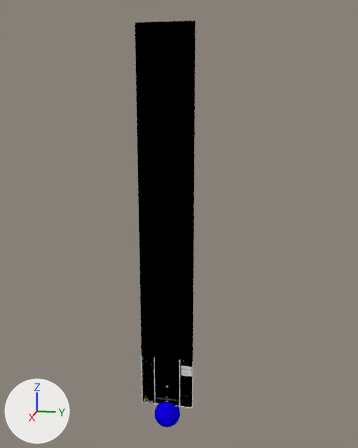
The Blender file Example Space Game/TemplateLvl.blend: old version first, new version second.
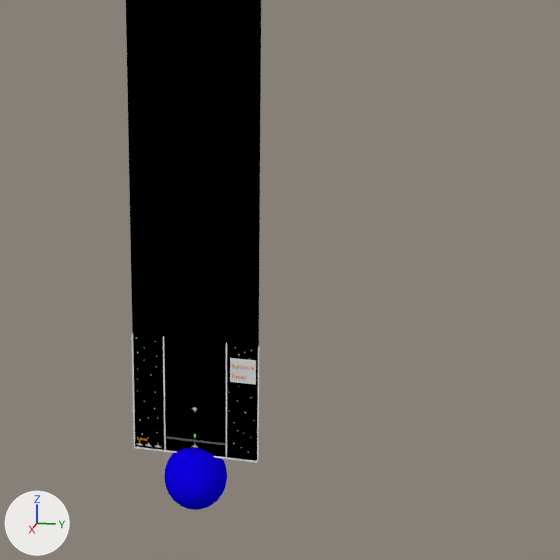
There are two pictures of each version: one whole from a 50 mm camera at (1672.0, 381.0, 1145.0) aimed at (-15.0, 44.0, 723.0), one close up on the part from 24% to 88% of the width and 49% to 100% of the height. The axes (+X, +Y, +Z) are drawn at lower left. The lights are the same throughout.
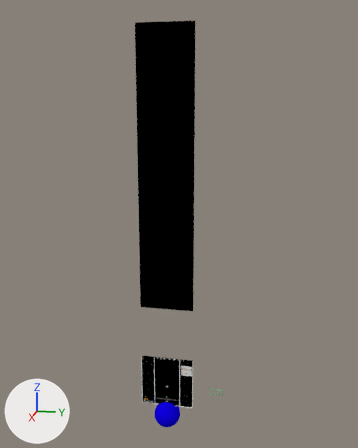
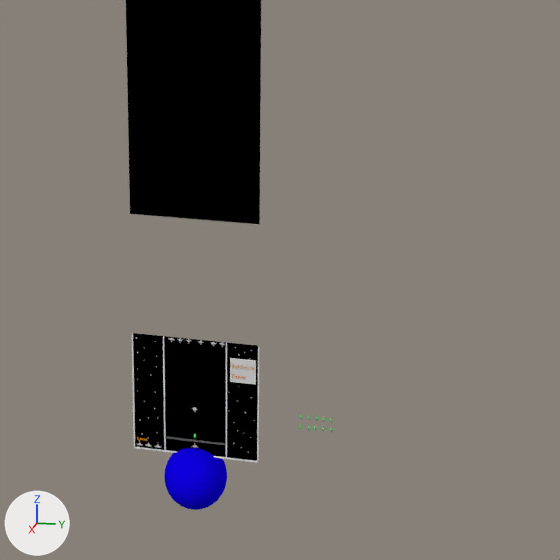
Changed parts and their boxes [x1, y1, x2, y2] in the close-ups (560 x 560 px):
'Plane.001', deleted (black): before [130, 214, 260, 346]
'Spaceship5.003', added: after [197, 340, 204, 345]
'Spaceship5.006', added: after [219, 342, 225, 347]
'Spaceship5.001', added: after [168, 338, 175, 342]

The edits, one by one:
Material 'Black.006' (mat_black_006) is new.
Its base color is (0.0203, 0.0203, 0.0203) (black #272727).
Its roughness is 0.69.
Material 'White.006' (mat_white_006) is new.
Its base color is (0.64, 0.64, 0.64) (light grey #d1d1d1).
Its roughness is 0.69.
Material 'White.005' (mat_white_005) is new.
Its base color is (0.64, 0.64, 0.64) (light grey #d1d1d1).
Its roughness is 0.69.
Material 'Black.005' (mat_black_005) is new.
Its base color is (0.0203, 0.0203, 0.0203) (black #272727).
Its roughness is 0.69.
Material 'White.004' (mat_white_004) is new.
Its base color is (0.64, 0.64, 0.64) (light grey #d1d1d1).
Its roughness is 0.69.
Material 'Black.004' (mat_black_004) is new.
Its base color is (0.0203, 0.0203, 0.0203) (black #272727).
Its roughness is 0.69.
Material 'Black.003' (mat_black_003) is new.
Its base color is (0.0203, 0.0203, 0.0203) (black #272727).
Its roughness is 0.69.
Material 'White.003' (mat_white_003) is new.
Its base color is (0.64, 0.64, 0.64) (light grey #d1d1d1).
Its roughness is 0.69.
Material 'White.001' (mat_white_001) is new.
Its base color is (0.64, 0.64, 0.64) (light grey #d1d1d1).
Its roughness is 0.69.
Material 'Black.001' (mat_black_001) is new.
Its base color is (0.0203, 0.0203, 0.0203) (black #272727).
Its roughness is 0.69.
Mesh me_spaceship5_007 is new.
It has 293 vertices, 270 faces and spans x -5.31..5.31, y -0.01..2.21, z -2.77..4.79.
Faces by material slot: [266, 4].
It uses material mat_white_006 (light grey #d1d1d1).
It uses material mat_black_006 (black #272727).
Mesh me_spaceship5_006 is new.
It has 293 vertices, 270 faces and spans x -5.31..5.31, y -0.01..2.21, z -2.77..4.79.
Faces by material slot: [266, 4].
It uses material mat_white_005 (light grey #d1d1d1).
It uses material mat_black_005 (black #272727).
Mesh me_spaceship5_005 is new.
It has 293 vertices, 270 faces and spans x -5.31..5.31, y -0.01..2.21, z -2.77..4.79.
Faces by material slot: [266, 4].
It uses material mat_white_004 (light grey #d1d1d1).
It uses material mat_black_004 (black #272727).
Mesh me_spaceship5_004 is new.
It has 293 vertices, 270 faces and spans x -5.31..5.31, y -0.01..2.21, z -2.77..4.79.
Faces by material slot: [266, 4].
It uses material mat_white_003 (light grey #d1d1d1).
It uses material mat_black_003 (black #272727).
Mesh me_spaceship5_002 is new.
It has 293 vertices, 270 faces and spans x -5.31..5.31, y -0.01..2.21, z -2.77..4.79.
Faces by material slot: [266, 4].
It uses material mat_white_001 (light grey #d1d1d1).
It uses material mat_black_001 (black #272727).
Object 'Plane.001' (ob_plane_001) is deleted.
Object 'Spaceship5.006' (ob_spaceship5_006) is new; it shows me_spaceship5_007.
Its location is (5.0, 44.0, 200.0).
Its rotation in degrees is (-180, 0, 90).
Object 'Spaceship5.005' (ob_spaceship5_005) is new; it shows me_spaceship5_006.
Its location is (5.0, -22.0, 199.0).
Its rotation in degrees is (-180, 0, 90).
Object 'Spaceship5.004' (ob_spaceship5_004) is new; it shows me_spaceship5_005.
Its location is (5.0, 30.0, 199.0).
Its rotation in degrees is (-180, 0, 90).
Object 'Spaceship5.003' (ob_spaceship5_003) is new; it shows me_spaceship5_004.
Its location is (5.0, 11.0, 199.0).
Its rotation in degrees is (-180, 0, 90).
Object 'Spaceship5.001' (ob_spaceship5_001) is new; it shows me_spaceship5_002.
Its location is (5.0, -36.0, 199.0).
Its rotation in degrees is (-180, 0, 90).
